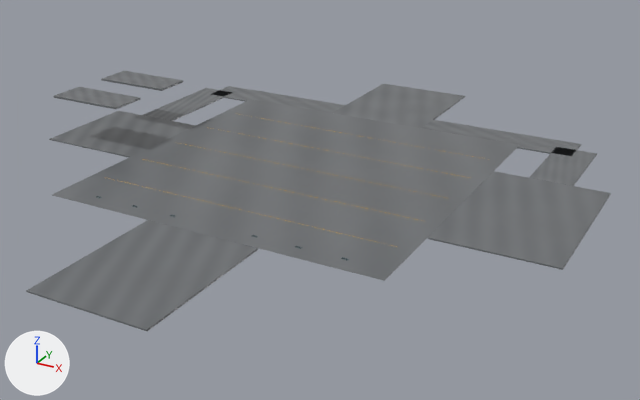
One commit to the FBX model stw-o3de/Project/Assets/IndustrialYard/STW_INDUSTRIAL_YARD_01/Environment/STW_INDUSTRIAL_YARD_01_deck.fbx: the scene before it, then after it.
One viewpoint serves both versions: a 50 mm camera at (29.1, -50.3, 23.0) aimed at (1.9, -0.7, -1.8). The lights are fixed; the arrows at lower left show +X, +Y and +Z. The picture after the commit comes second.

The first picture shows 'annex_ground_floor', 'annex_upper_floor_north', 'annex_upper_floor_south', 'connector_ne_ground_a', 'connector_ne_ground_b', 'connector_nw_ground_a', 'connector_nw_ground_b', 'containerhof_ground', 'scrapyard_ground', 'verladezone_ground', 'wet_concrete_deck' and 5 more.
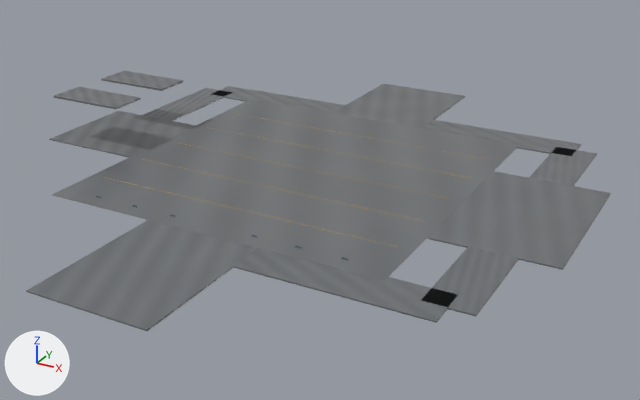
Boxes (x1, y1, x2, y2) around the edits, measured in the pictures (640 x 400 px):
'connector_se_ground_b', added: after (234, 248, 456, 323)
'connector_se_ground_a', added: after (422, 247, 519, 317)

The change, as a list of edits to the scene's bpy script:
```text
Add me_cube_213:
    me_cube_213.from_pydata(...)  # 56 vertices, 54 faces; spans x -6.0..6.0, y -1.5..1.5, z -0.05..0.05
    me_cube_213.materials.append(mat_m_iy_concretewet)
Add me_cube_212:
    me_cube_212.from_pydata(...)  # 56 vertices, 54 faces; spans x -1.5..1.5, y -3.5..3.5, z -0.05..0.05
    me_cube_212.materials.append(mat_m_iy_concretewet)
Add ob_connector_se_ground_b:
    ob_connector_se_ground_b = bpy.data.objects.new('connector_se_ground_b', me_cube_213)
    ob_connector_se_ground_b.location = (10.0, -13.0, -0.05)
Add ob_connector_se_ground_a:
    ob_connector_se_ground_a = bpy.data.objects.new('connector_se_ground_a', me_cube_212)
    ob_connector_se_ground_a.location = (16.0, -9.5, -0.05)
```
